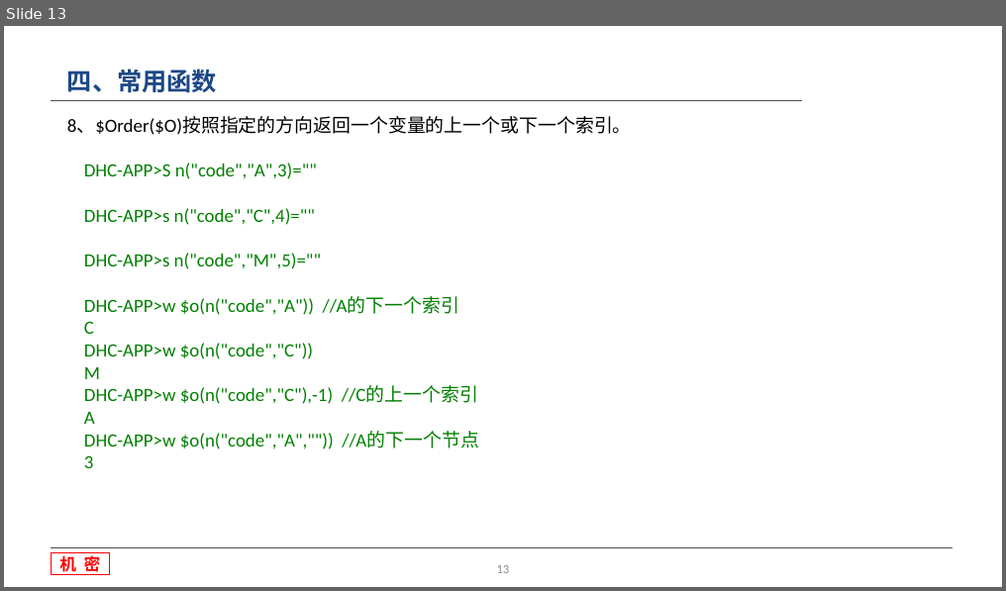
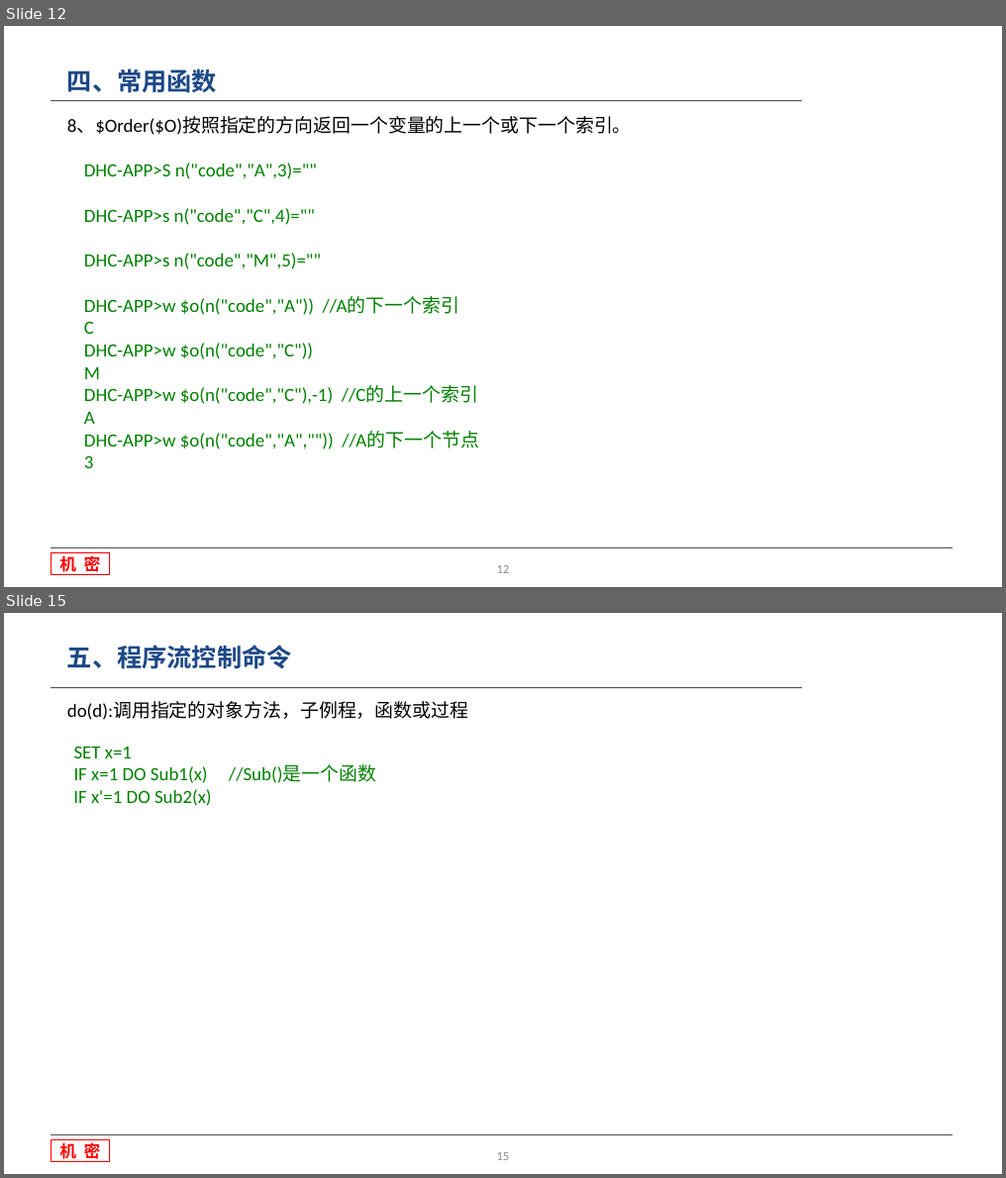
Before and after one commit to wang107014/WorkSpace, a slide deck: 收费-MD/文档/M语言基础知识.pptx. Shown one above the other, each under a label of ours: slide 13 before the commit, slides 12 and 15 after it; the slides between them are not shown. The pictures are 1006x591 and 1006x1178 pixels, drawn with LibreOffice and Linux fonts; fonts in the diff are those of the drawing; background and template pictures are left out. Boxes give left, top, right and bottom in pixels: in the first picture for what was removed or moved away, otherwise in the second. Text is boxed around its words. In the diff, an @@ line names an element or a change of style, - is before the commit and + after.

```diff
--- a/收费-MD/文档/M语言基础知识.pptx
+++ b/收费-MD/文档/M语言基础知识.pptx
@@ slide 15 added at [4,613,1002,1174], background #FFFFFF at 93% opacity; not listed: 3 template elements that a slide beside it also shows @@
@@ text added at [67,645,292,669], 24 pt, text #1C4885, bold @@
+五、程序流控制命令
@@ text added at [67,702,468,720], 18 pt, text #000000 @@
+do(d):调用指定的对象方法，子例程，函数或过程
@@ text added at [73,746,376,806], 18 pt, text #008000 @@
+SET x=1
+IF x=1 DO Sub1(x) //Sub()是一个函数
+IF x'=1 DO Sub2(x)
@@ page number added at [497,1153,510,1160], 12 pt, text #8C8C8C @@
+15
@@ what was slide 13 is now slide 12 @@
```
Also in this commit, not shown: 3 slides changed, 6 other slides added, 11 other files.
